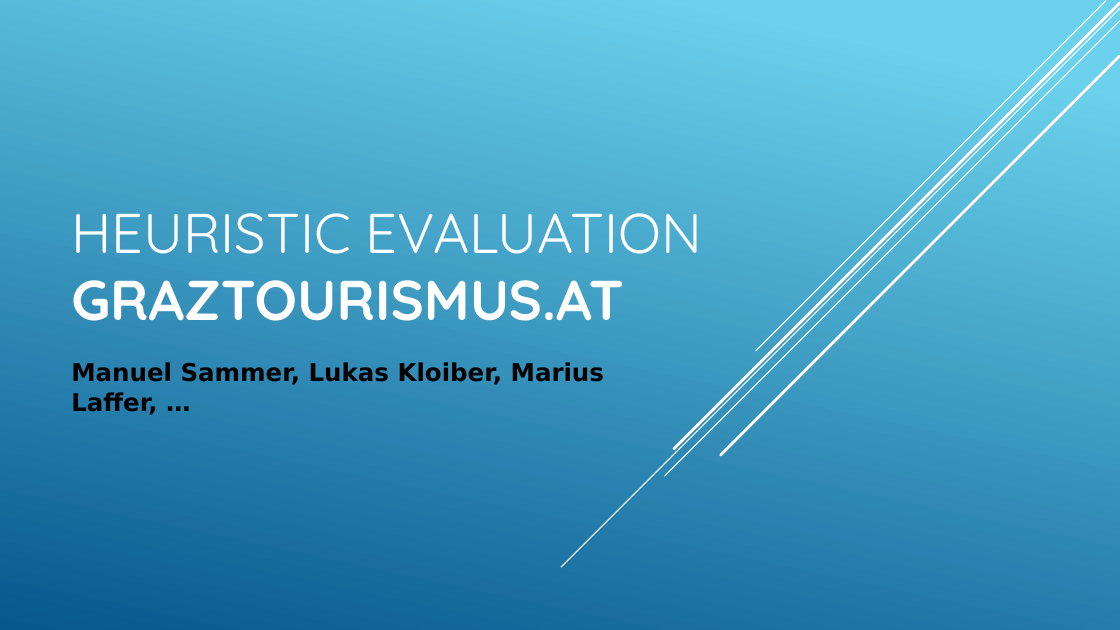
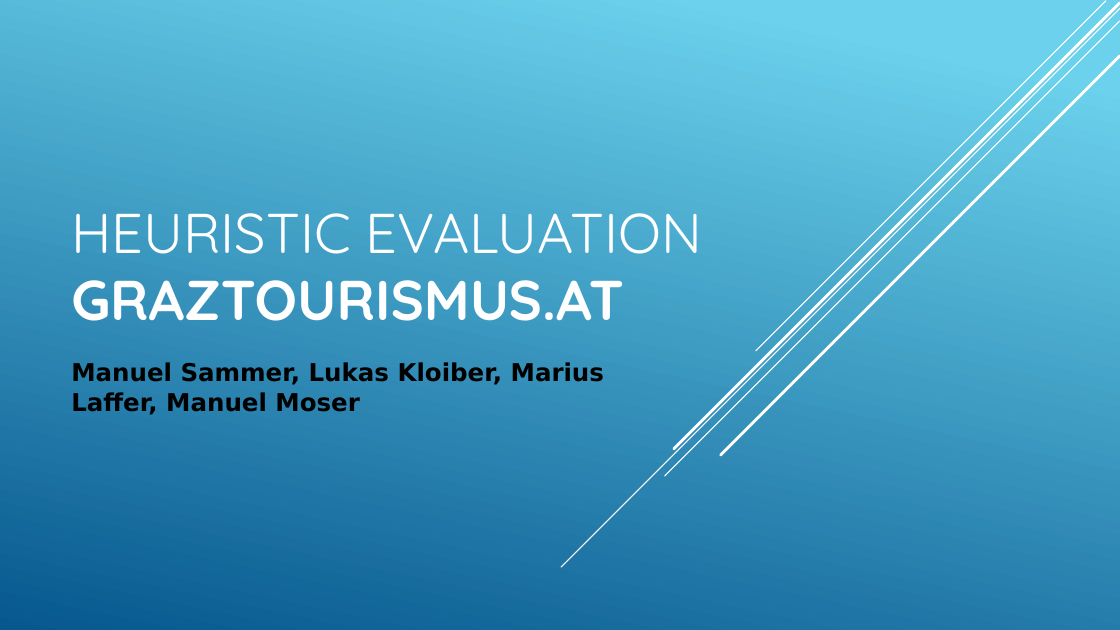
Before and after one commit to Deadmann1/hci_06_06, a slide deck: slide 1 of presentation/presentation.pptx. Drawn at 1120x630 pixels with LibreOffice and Linux fonts; fonts in the diff are those of the drawing. Boxes give left, top, right and bottom in pixels: in the first picture for what was removed or moved away, otherwise in the second. Text is boxed around its words. In the diff, an @@ line names an element or a change of style, - is before the commit and + after.

```diff
--- a/presentation/presentation.pptx
+++ b/presentation/presentation.pptx
@@ subtitle at <box>71,362,604,415</box>: text changed @@
-Manuel Sammer, Lukas Kloiber, Marius Laffer, …
+Manuel Sammer, Lukas Kloiber, Marius Laffer, Manuel Moser
```
Also in this commit, not shown: 3 other slides changed, 1 other file.
